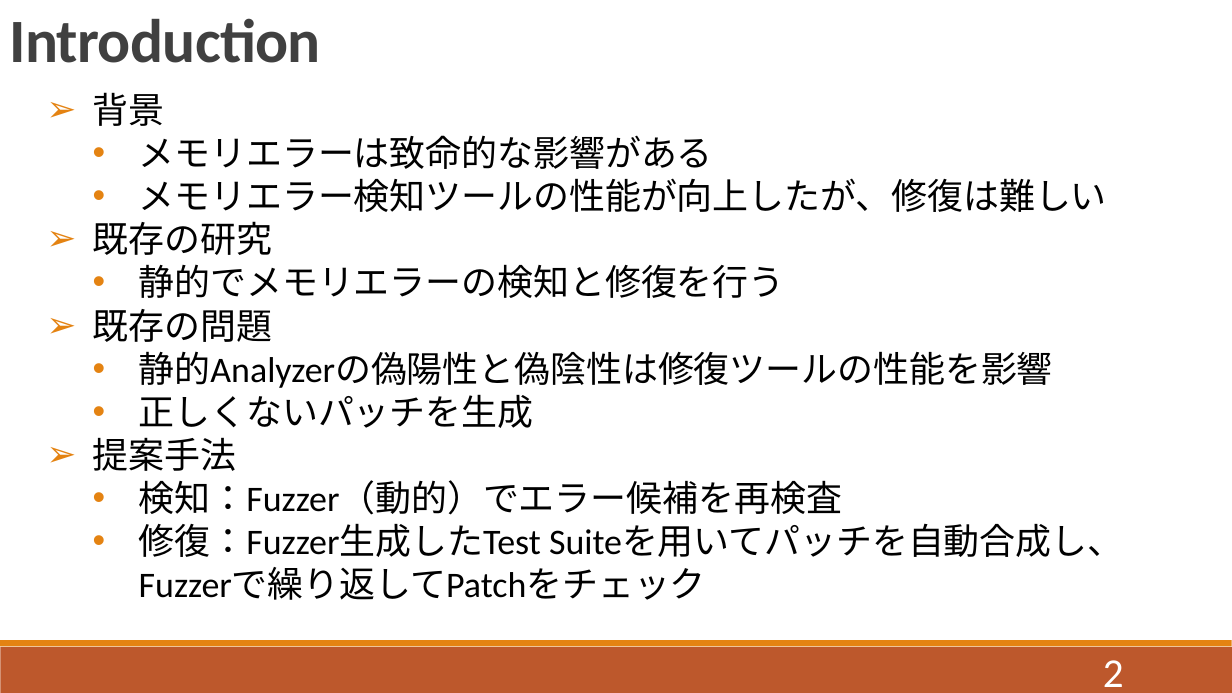
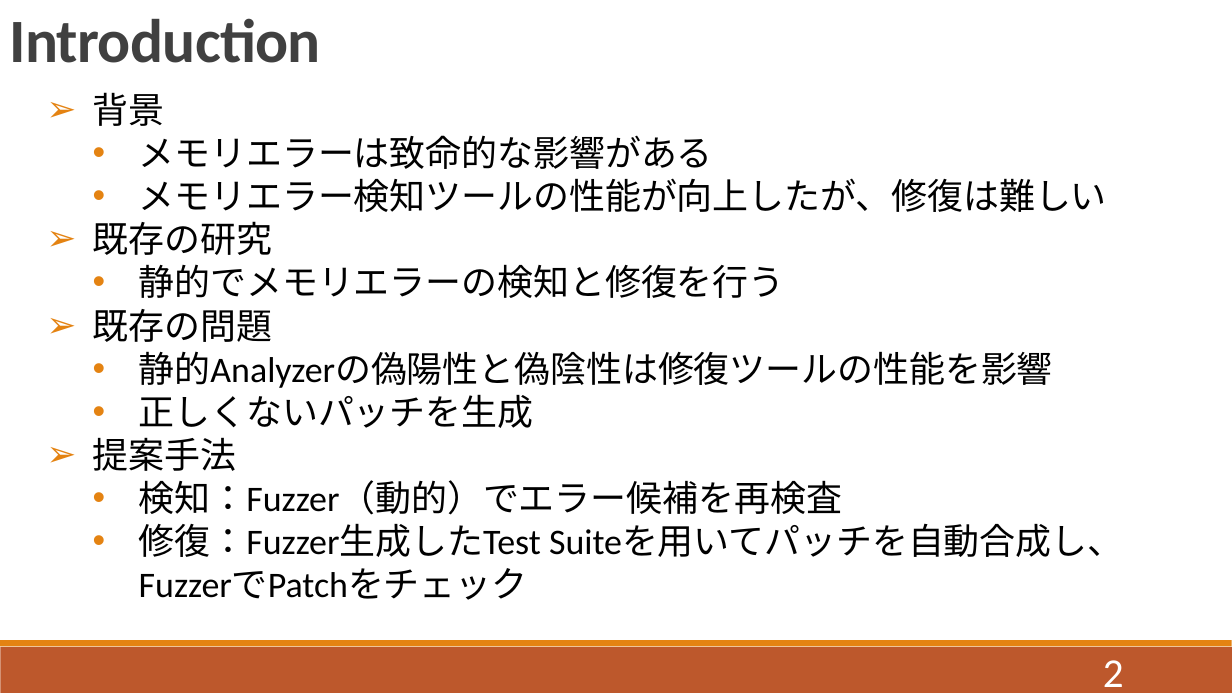
Before and after one commit to QIANZECHANG/MyResearch, a slide deck: slide 2 of 修論/修論発表.pptx. Drawn at 1232x693 pixels with LibreOffice and Linux fonts; fonts in the diff are those of the drawing. Boxes give left, top, right and bottom in pixels: in the first picture for what was removed or moved away, otherwise in the second. Text is boxed around its words. In the diff, an @@ line names an element or a change of style, - is before the commit and + after.

```diff
--- a/修論/修論発表.pptx
+++ b/修論/修論発表.pptx
@@ text at bbox=[139, 523, 1123, 600]: text changed @@
-  • 修復：Fuzzer生成したTest Suiteを用いてパッチを自動合成し、Fuzzerで繰り返してPatchをチェック
+  • 修復：Fuzzer生成したTest Suiteを用いてパッチを自動合成し、FuzzerでPatchをチェック
```
Also in this commit, not shown: 4 other slides changed, 14 slides added, 6 slides removed, 55 other files.
